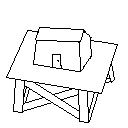
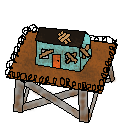
Before/after of a 128 × 128 layered artwork. What changed in the layer stack:
added layer "Layer 2" above "Layer 0" over bbox(5, 24, 117, 92)
painted on "Layer 0" over bbox(9, 26, 117, 92)
added layer "Layer 4" above "Layer 3" over bbox(10, 33, 117, 124)
added layer "Layer 3" above "Layer 1" over bbox(7, 28, 117, 122)
